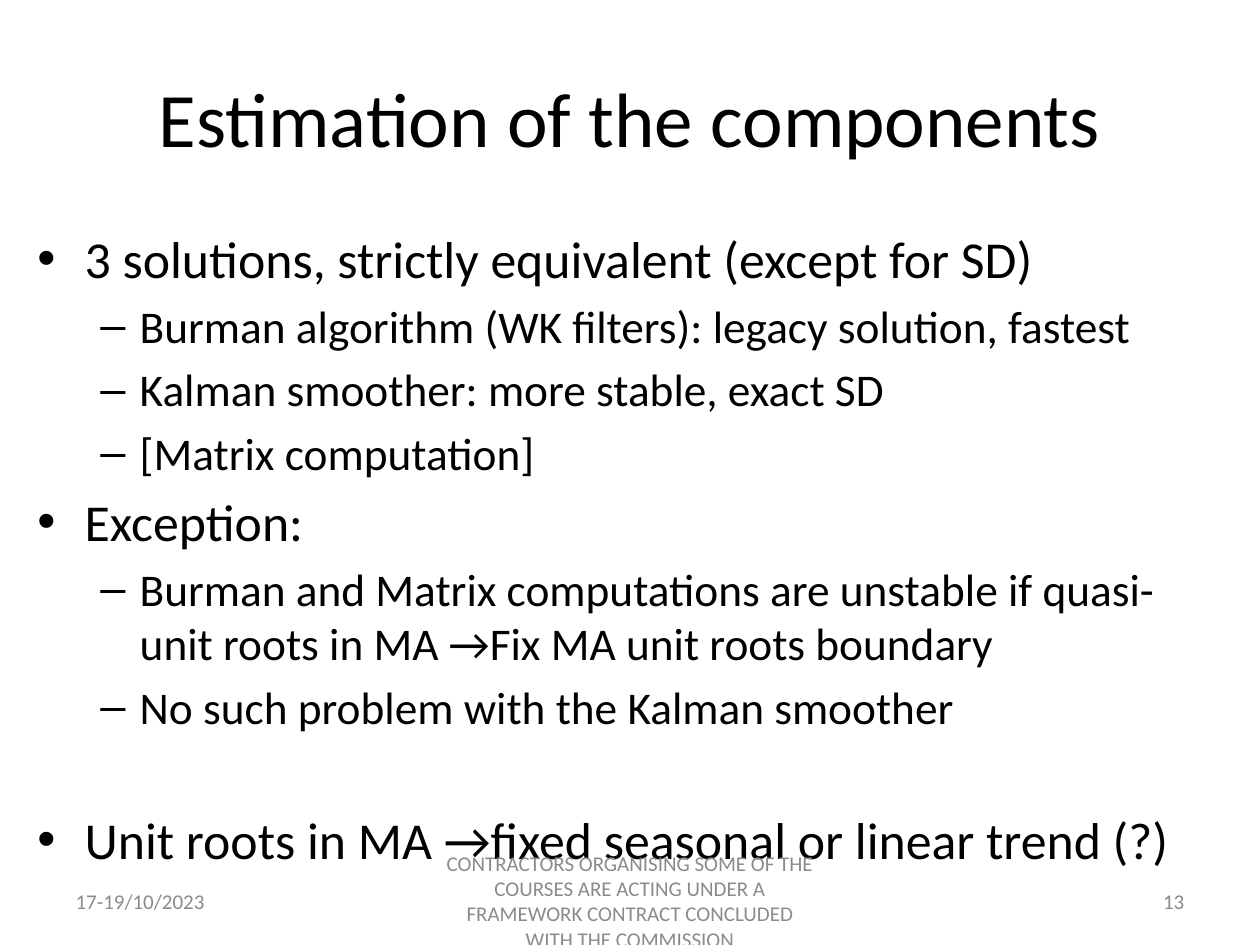
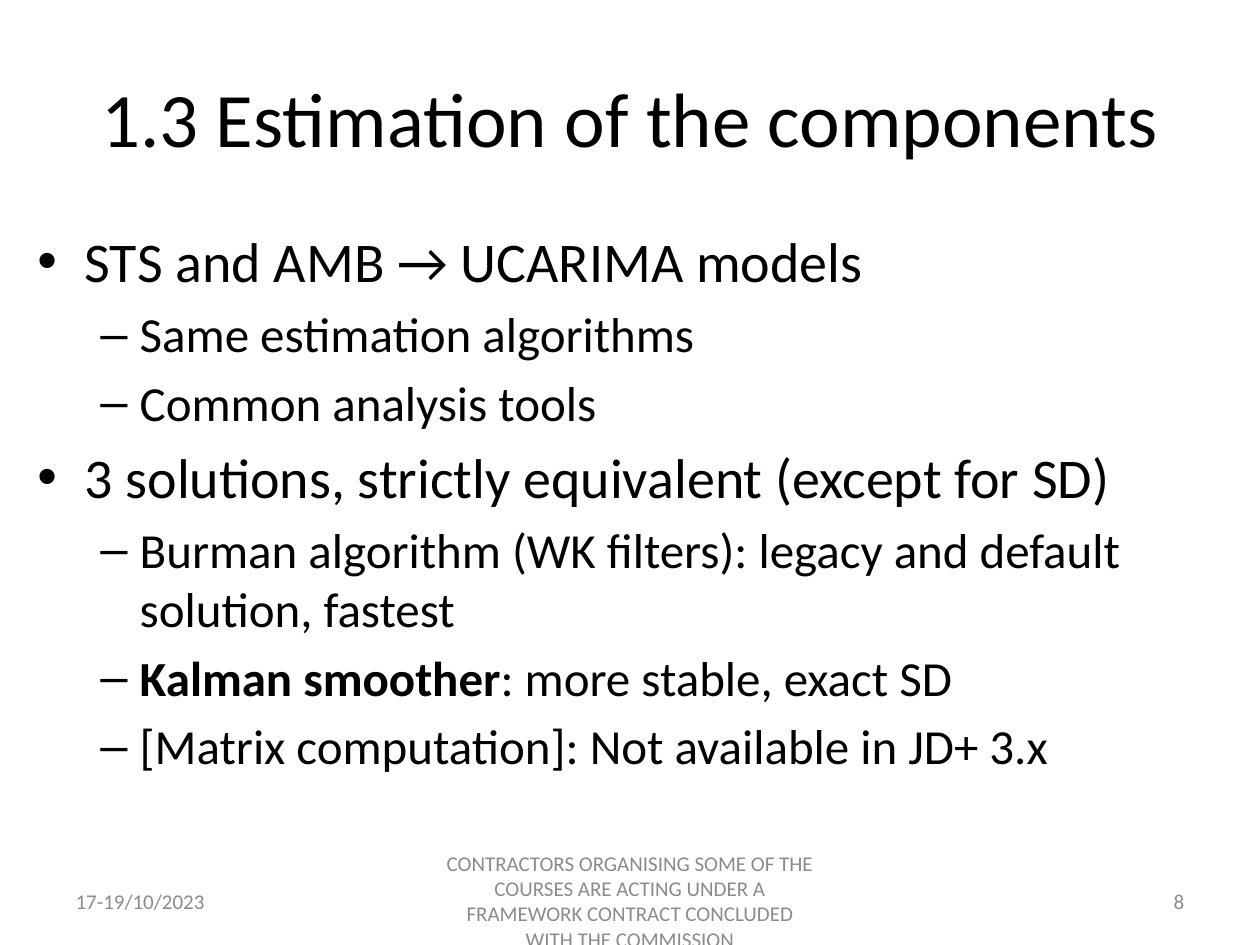
Before and after one commit to palatej/estp2023, a slide deck: slide 8 of Presentations/2.2 JD+_SEATS.pptx (slide 13 before the commit). Drawn at 1260x945 pixels with LibreOffice and Linux fonts; fonts in the diff are those of the drawing. Boxes give left, top, right and bottom in pixels: in the first picture for what was removed or moved away, otherwise in the second. Text is boxed around its words. In the diff, an @@ line names an element or a change of style, - is before the commit and + after.

```diff
--- a/Presentations/2.2 JD+_SEATS.pptx
+++ b/Presentations/2.2 JD+_SEATS.pptx
@@ title at [101,93,1157,160]: text changed @@
-Estimation of the components
+1.3 Estimation of the components
@@ text at [85,243,862,429]: paragraphs added @@
+• STS and AMB → UCARIMA models
+  – Same estimation algorithms
+  – Common analysis tools
@@ text at [85,457,1109,702]: size 29.6 to 32 pt in "3 solutions, strictly equivalent (except for SD)"; size 25.9 to 28 pt in "Kalman smoother: more stable, exact SD"; bold on in "Kalman smoother:" @@
@@ text at [140,532,1120,633]: text changed; size 25.9 to 28 pt @@
-  – Burman algorithm (WK filters): legacy solution, fastest
+  – Burman algorithm (WK filters): legacy and default solution, fastest
@@ text at [140,728,1047,772]: text changed; size 25.9 to 28 pt @@
-  – [Matrix computation]
-• Exception:
-  – Burman and Matrix computations are unstable if quasi-unit roots in MA →Fix MA unit roots boundary
-  – No such problem with the Kalman smoother
-• Unit roots in MA →fixed seasonal or linear trend (?)
+  – [Matrix computation]: Not available in JD+ 3.x
@@ page number at [1174,895,1185,909]: text changed @@
-13
+8
```
Also in this commit, not shown: 12 other slides changed, 4 slides added, 7 other files.
